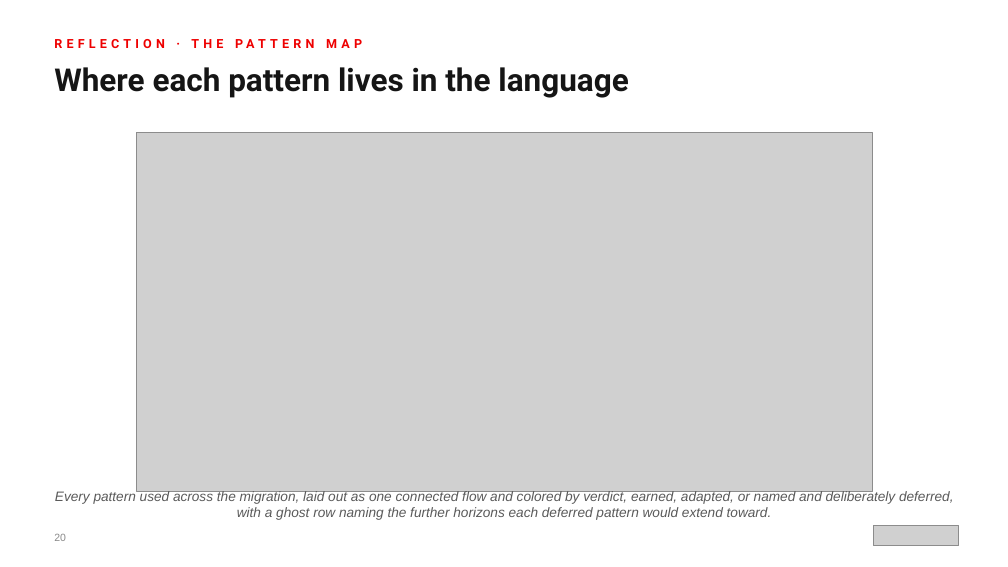
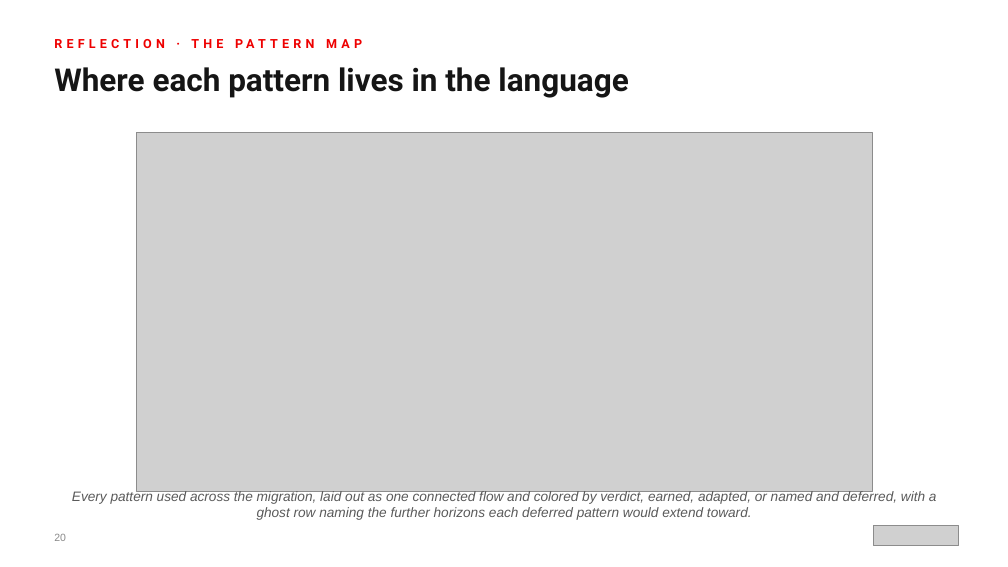
Before and after one commit to patterncatalyst/modernizing-enterprise-applications-python, a slide deck: slide 20 of presentation/modernizing-101/Modernizing_101-r1.0.pptx. Drawn at 1008x567 pixels with LibreOffice and Linux fonts; fonts in the diff are those of the drawing; grey boxes stand for pictures. Boxes give left, top, right and bottom in pixels: in the first picture for what was removed or moved away, otherwise in the second. Text is boxed around its words. In the diff, an @@ line names an element or a change of style, - is before the commit and + after.

```diff
--- a/presentation/modernizing-101/Modernizing_101-r1.0.pptx
+++ b/presentation/modernizing-101/Modernizing_101-r1.0.pptx
@@ text at (72,490,937,520): text changed @@
-Every pattern used across the migration, laid out as one connected flow and colored by verdict, earned, adapted, or named and deliberately deferred, with a ghost row naming the further horizons each deferred pattern would extend toward.
+Every pattern used across the migration, laid out as one connected flow and colored by verdict, earned, adapted, or named and deferred, with a ghost row naming the further horizons each deferred pattern would extend toward.
```
Also in this commit, not shown: 2 other slides changed, 3 other files.
